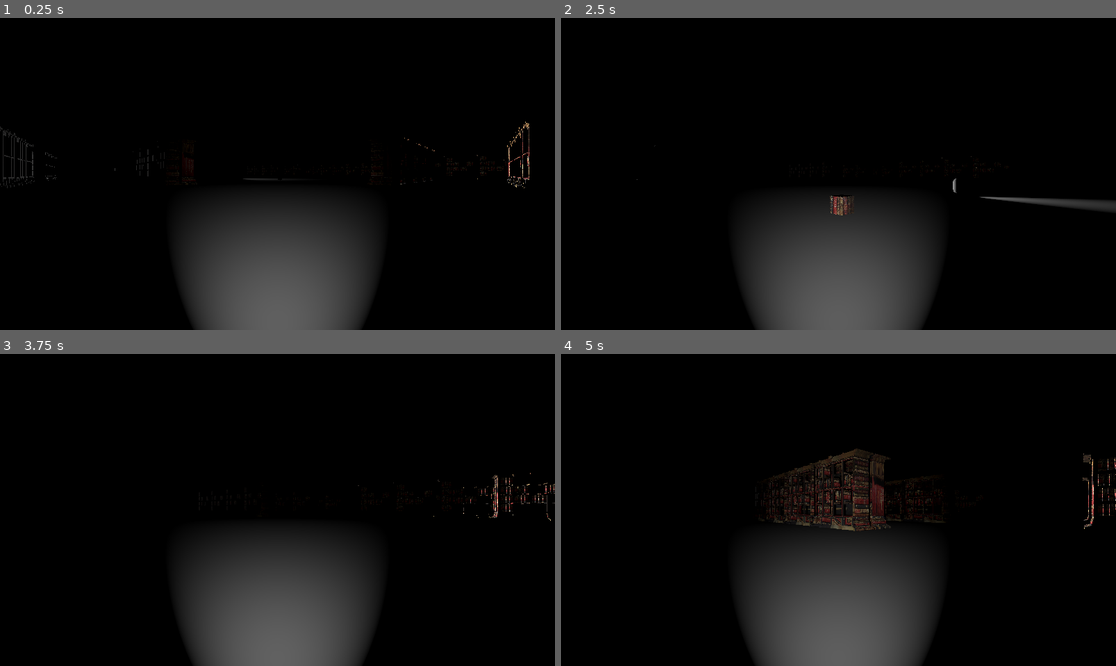
Above: before the commit, frames 1-4 (two rows, left to right).
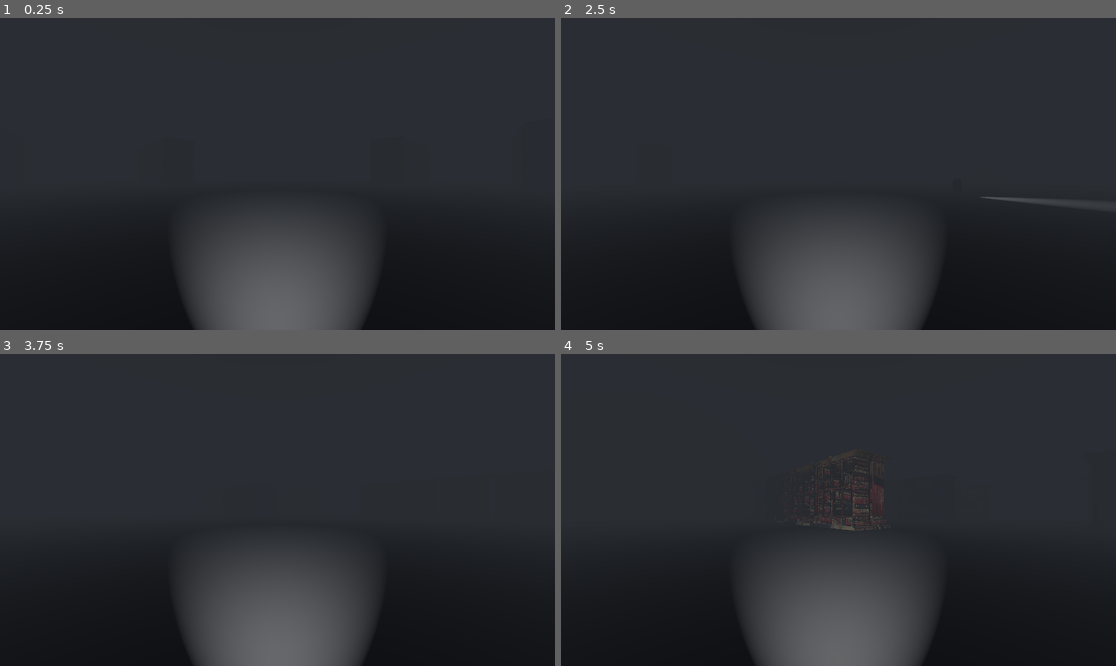
Above: after the commit, the same moments.

Repository: Ciasne14/LibrarySeeker
Game: Godot game, scene res://Scenes/library.tscn
The game is run twice, just before and just after one commit, with the same random seed, the same clock (stepped at 60 frames per second) and the same inputs.
Inputs (mouse positions are in pixels of both pictures, inside the frame that each line leads up to):
- Up to frame 1 (0.25 s): no input
- Up to frame 2 (2.5 s): tap Enter at 0.5 s; move the mouse to (866, 174) at 0.52 s; hold Space (dash) 0.53-1.28 s; hold W (move_forward) from 0.53 s (still down); move the mouse to (810, 174) at 1.27 s; tap Space (dash) at 1.35 s; move the mouse to (849, 167) at 2.02 s; hold Space (dash) from 2.03 s (still down)
- Up to frame 3 (3.75 s): keep holding W (move_forward); move the mouse to (271, 516) at 2.77 s; release Space (dash) at 2.78 s; tap Space (dash) at 2.85 s; move the mouse to (316, 513) at 3.52 s; hold Space (dash) from 3.53 s (still down)
- Up to frame 4 (5 s): keep holding W (move_forward); move the mouse to (794, 506) at 4.27 s; release Space (dash) at 4.28 s; tap Space (dash) at 4.35 s

The runs differ from the first frame. In frame 1, 78% of the frame differs, in the area x 0-100%, y 0-96%; in frame 2, 78%, in the area x 0-100%, y 0-97%; in frame 3, 77%; in frame 4, 78%.
Error before the commit: Out of bounds get index '0' (on base: 'PackedInt32Array') (res://Scenes/Scripts/library.gd:14)

Commit message:
portal i inne pierdoły

Diff:
--- a/Scenes/Scripts/library.gd
+++ b/Scenes/Scripts/library.gd
@@ -5,22 +5,22 @@
 @onready var player2 = %Player2
 @onready var player = %Player
 
-func _ready():
-	# By default, all nodes in server inherit from master,
-	# while all nodes in clients inherit from puppet.
-	# set_multiplayer_authority is tree-recursive by default.
-	if multiplayer.is_server():
-		# For the server, give control of player 2 to the other peer.
-		player.set_multiplayer_authority(multiplayer.get_peers()[0])
-		player2.set_multiplayer_authority(multiplayer.get_unique_id())
-	else:
-		# For the client, give control of player 2 to itself.
-		player.set_multiplayer_authority(multiplayer.get_unique_id())
-		player2.set_multiplayer_authority(multiplayer.get_peers()[0])
-
-	print("Is server: ", multiplayer.is_server())
-	print("Me: ", multiplayer.get_unique_id())
-	print("Other Player: ", multiplayer.get_peers()[0])
+#func _ready():
+	## By default, all nodes in server inherit from master,
+	## while all nodes in clients inherit from puppet.
+	## set_multiplayer_authority is tree-recursive by default.
+	#if multiplayer.is_server():
+		## For the server, give control of player 2 to the other peer.
+		#player.set_multiplayer_authority(multiplayer.get_peers()[0])
+		#player2.set_multiplayer_authority(multiplayer.get_unique_id())
+	#else:
+		## For the client, give control of player 2 to itself.
+		#player.set_multiplayer_authority(multiplayer.get_unique_id())
+		#player2.set_multiplayer_authority(multiplayer.get_peers()[0])
+	#
+	#print("Is server: ", multiplayer.is_server())
+	#print("Me: ", multiplayer.get_unique_id())
+	#print("Other Player: ", multiplayer.get_peers()[0])
 
 #func _physics_process(delta):
 	#if Input.is_action_pressed("ui_cancel"):
--- a/Scenes/Scripts/player.gd
+++ b/Scenes/Scripts/player.gd
@@ -19,6 +19,7 @@
 		camera.current = false
 		$CameraPivot/SpotLight3D.hide()
 	Input.set_mouse_mode(Input.MOUSE_MODE_CAPTURED)
+	print(IP.resolve_hostname(str(OS.get_environment("Laptop-Lenovo")),1))
 
 
 
--- a/Scenes/library.tscn
+++ b/Scenes/library.tscn
@@ -1,10 +1,9 @@
-[gd_scene load_steps=9 format=3 uid="uid://bt60x0t52not"]
+[gd_scene load_steps=8 format=3 uid="uid://bt60x0t52not"]
 
 [ext_resource type="Script" path="res://Scenes/Scripts/library.gd" id="1_64ouq"]
 [ext_resource type="PackedScene" uid="uid://bw4x7u4x3v035" path="res://Scenes/player.tscn" id="1_gsflu"]
 [ext_resource type="PackedScene" uid="uid://s22t6e7wvmrr" path="res://bookcase.tscn" id="4_urprm"]
 [ext_resource type="PackedScene" uid="uid://d0kudf0cj8w78" path="res://wall.tscn" id="5_5tym4"]
-[ext_resource type="PackedScene" uid="uid://djh1u5s44xlxo" path="res://ending.tscn" id="5_f7jht"]
 
 [sub_resource type="BoxShape3D" id="BoxShape3D_3j74p"]
 size = Vector3(297.614, 0.630859, 299.057)
@@ -13,6 +12,17 @@
 size = Vector2(300, 300)
 
 [sub_resource type="Environment" id="Environment_e67bv"]
+background_energy_multiplier = 0.0
+sdfgi_use_occlusion = true
+sdfgi_read_sky_light = false
+sdfgi_bounce_feedback = 1.99
+sdfgi_cascades = 8
+sdfgi_max_distance = 3276.8
+fog_enabled = true
+fog_light_energy = 0.1
+fog_density = 0.05
+fog_sky_affect = 0.0
+fog_height = 1.0
 
 [node name="Library" type="Node3D"]
 script = ExtResource("1_64ouq")
@@ -34,6 +44,16 @@
 mesh = SubResource("PlaneMesh_eg6b8")
 skeleton = NodePath("../..")
 
+[node name="StaticBody3D2" type="StaticBody3D" parent="."]
+transform = Transform3D(-0.999988, -0.00486935, 0, 0.00486935, -0.999988, 0, 0, 0, 1, 0, 50.6321, 0)
+
+[node name="CollisionShape3D" type="CollisionShape3D" parent="StaticBody3D2"]
+shape = SubResource("BoxShape3D_3j74p")
+
+[node name="Ground" type="MeshInstance3D" parent="StaticBody3D2"]
+mesh = SubResource("PlaneMesh_eg6b8")
+skeleton = NodePath("../..")
+
 [node name="WorldEnvironment" type="WorldEnvironment" parent="."]
 unique_name_in_owner = true
 environment = SubResource("Environment_e67bv")
@@ -411,6 +431,3 @@
 
 [node name="Wall4" parent="Envio" instance=ExtResource("5_5tym4")]
 transform = Transform3D(-0.0201585, 0, -1499.99, 0, 100, 0, 4.99996, 0, -6.04754, 17.5122, -218.178, 125.037)
-
-[node name="Ending" parent="." instance=ExtResource("5_f7jht")]
-transform = Transform3D(1, 0, 0, 0, 1, 0, 0, 0, 1, 64.4928, 0, -16.1916)
--- a/Scenes/player.tscn
+++ b/Scenes/player.tscn
@@ -1,6 +1,7 @@
-[gd_scene load_steps=5 format=3 uid="uid://bw4x7u4x3v035"]
+[gd_scene load_steps=6 format=3 uid="uid://bw4x7u4x3v035"]
 
 [ext_resource type="Script" path="res://Scenes/Scripts/player.gd" id="1_s3y5f"]
+[ext_resource type="AudioStream" uid="uid://dd04i1lq41yii" path="res://Scenes/heelsSound.mp3" id="2_d4qjm"]
 
 [sub_resource type="CapsuleShape3D" id="CapsuleShape3D_broob"]
 radius = 0.897707
@@ -55,5 +56,8 @@
 [node name="DashTimer" type="Timer" parent="."]
 wait_time = 15.0
 
+[node name="Heels" type="AudioStreamPlayer3D" parent="."]
+stream = ExtResource("2_d4qjm")
+
 [connection signal="area_entered" from="PlayerArea" to="." method="_on_area_3d_area_entered"]
 [connection signal="timeout" from="DashTimer" to="." method="_on_dash_timer_timeout"]
--- /dev/null
+++ b/exit_portal.tscn
@@ -0,0 +1,181 @@
+[gd_scene load_steps=22 format=3 uid="uid://cqgb640be7rtg"]
+
+[ext_resource type="Texture2D" uid="uid://d5sjeo0m5o60" path="res://Spark1.jpg" id="1_doejo"]
+[ext_resource type="Texture2D" uid="uid://bc63tunkod6pp" path="res://Spark2.jpg" id="2_pc7x2"]
+[ext_resource type="Texture2D" uid="uid://b2dlxpkqq6tcp" path="res://IceCrystal1.jpg" id="3_tivmt"]
+[ext_resource type="Texture2D" uid="uid://cxfc5car8noj7" path="res://IceCrystal2.jpg" id="4_jc0g4"]
+
+[sub_resource type="ParticleProcessMaterial" id="ParticleProcessMaterial_1e0q5"]
+particle_flag_disable_z = true
+emission_shape = 6
+emission_ring_axis = Vector3(0, 0, 1)
+emission_ring_height = 0.0
+emission_ring_radius = 1.0
+emission_ring_inner_radius = 0.99
+direction = Vector3(0, 0, 0)
+orbit_velocity_min = 0.2
+orbit_velocity_max = 0.2
+gravity = Vector3(0, 0, 0)
+sub_emitter_mode = 1
+sub_emitter_frequency = 20.0
+sub_emitter_keep_velocity = true
+
+[sub_resource type="StandardMaterial3D" id="StandardMaterial3D_b34bt"]
+transparency = 1
+albedo_color = Color(1, 1, 1, 0)
+
+[sub_resource type="QuadMesh" id="QuadMesh_563ts"]
+material = SubResource("StandardMaterial3D_b34bt")
+
+[sub_resource type="Gradient" id="Gradient_p7ssc"]
+offsets = PackedFloat32Array(0, 0.218182, 0.409091, 0.654545, 1)
+colors = PackedColorArray(1, 1, 1, 0, 0.604036, 0.957539, 0.525528, 1, 0.764706, 0.443137, 0.478431, 1, 0.211076, 0.948032, 0.743936, 1, 1, 1, 1, 0)
+
+[sub_resource type="GradientTexture1D" id="GradientTexture1D_q4mt4"]
+gradient = SubResource("Gradient_p7ssc")
+
+[sub_resource type="Curve" id="Curve_bf2d4"]
+_data = [Vector2(0.0144928, 0), 0.0, 0.0, 0, 0, Vector2(1, 1), 0.0, 0.0, 0, 0]
+point_count = 2
+
+[sub_resource type="CurveTexture" id="CurveTexture_3nq4m"]
+curve = SubResource("Curve_bf2d4")
+
+[sub_resource type="ParticleProcessMaterial" id="ParticleProcessMaterial_slyip"]
+angular_velocity_max = 50.0
+gravity = Vector3(0, 0, 0)
+scale_min = 0.5
+scale_curve = SubResource("CurveTexture_3nq4m")
+color_ramp = SubResource("GradientTexture1D_q4mt4")
+sub_emitter_mode = 1
+sub_emitter_frequency = 2.0
+
+[sub_resource type="StandardMaterial3D" id="StandardMaterial3D_evs58"]
+transparency = 1
+blend_mode = 1
+vertex_color_use_as_albedo = true
+albedo_color = Color(1, 1, 1, 0.254902)
+albedo_texture = ExtResource("1_doejo")
+albedo_texture_msdf = true
+emission_enabled = true
+emission = Color(0.866667, 0.537255, 0.521569, 1)
+emission_energy_multiplier = 3.5
+emission_operator = 1
+emission_texture = ExtResource("1_doejo")
+billboard_mode = 3
+billboard_keep_scale = true
+particles_anim_h_frames = 1
+particles_anim_v_frames = 1
+particles_anim_loop = false
+
+[sub_resource type="QuadMesh" id="QuadMesh_ciydk"]
+material = SubResource("StandardMaterial3D_evs58")
+size = Vector2(0.5, 0.5)
+
+[sub_resource type="StandardMaterial3D" id="StandardMaterial3D_owrr2"]
+transparency = 1
+blend_mode = 1
+vertex_color_use_as_albedo = true
+albedo_color = Color(1, 1, 1, 0.219608)
+albedo_texture = ExtResource("2_pc7x2")
+albedo_texture_msdf = true
+emission_enabled = true
+emission = Color(0.270588, 0.666667, 1, 1)
+emission_energy_multiplier = 4.0
+emission_operator = 1
+emission_texture = ExtResource("2_pc7x2")
+billboard_mode = 3
+billboard_keep_scale = true
+particles_anim_h_frames = 1
+particles_anim_v_frames = 1
+particles_anim_loop = false
+
+[sub_resource type="QuadMesh" id="QuadMesh_kh74o"]
+material = SubResource("StandardMaterial3D_owrr2")
+size = Vector2(0.5, 0.5)
+
+[sub_resource type="StandardMaterial3D" id="StandardMaterial3D_8hyrn"]
+transparency = 1
+blend_mode = 1
+vertex_color_use_as_albedo = true
+albedo_color = Color(1, 1, 1, 0.192157)
+albedo_texture = ExtResource("3_tivmt")
+albedo_texture_msdf = true
+emission_enabled = true
+emission = Color(0.270588, 0.666667, 1, 1)
+emission_energy_multiplier = 4.0
+emission_operator = 1
+emission_texture = ExtResource("3_tivmt")
+billboard_mode = 3
+billboard_keep_scale = true
+particles_anim_h_frames = 1
+particles_anim_v_frames = 1
+particles_anim_loop = false
+
+[sub_resource type="QuadMesh" id="QuadMesh_b0nqd"]
+material = SubResource("StandardMaterial3D_8hyrn")
+
+[sub_resource type="ParticleProcessMaterial" id="ParticleProcessMaterial_upcyj"]
+particle_flag_disable_z = true
+angular_velocity_max = 50.0
+gravity = Vector3(0, 0.5, 0)
+scale_min = 0.1
+scale_max = 0.2
+scale_curve = SubResource("CurveTexture_3nq4m")
+color_ramp = SubResource("GradientTexture1D_q4mt4")
+
+[sub_resource type="StandardMaterial3D" id="StandardMaterial3D_caysx"]
+transparency = 1
+blend_mode = 1
+vertex_color_use_as_albedo = true
+albedo_color = Color(0.772549, 0, 0.466667, 1)
+albedo_texture = ExtResource("4_jc0g4")
+albedo_texture_msdf = true
+emission_enabled = true
+emission = Color(0.866667, 0.537255, 0.521569, 1)
+emission_energy_multiplier = 0.8
+emission_operator = 1
+emission_texture = ExtResource("4_jc0g4")
+billboard_mode = 3
+billboard_keep_scale = true
+particles_anim_h_frames = 1
+particles_anim_v_frames = 1
+particles_anim_loop = false
+
+[sub_resource type="QuadMesh" id="QuadMesh_koufn"]
+material = SubResource("StandardMaterial3D_caysx")
+size = Vector2(0.5, 0.5)
+
+[node name="ExitPortal" type="Node3D"]
+
+[node name="GPUParticles3D" type="GPUParticles3D" parent="."]
+amount = 6
+sub_emitter = NodePath("../GPUParticles3D2")
+process_material = SubResource("ParticleProcessMaterial_1e0q5")
+draw_pass_1 = SubResource("QuadMesh_563ts")
+
+[node name="GPUParticles3D2" type="GPUParticles3D" parent="."]
+emitting = false
+amount = 200
+sub_emitter = NodePath("../GPUParticles3D3")
+process_material = SubResource("ParticleProcessMaterial_slyip")
+draw_passes = 3
+draw_pass_1 = SubResource("QuadMesh_ciydk")
+draw_pass_2 = SubResource("QuadMesh_kh74o")
+draw_pass_3 = SubResource("QuadMesh_b0nqd")
+
+[node name="GPUParticles3D3" type="GPUParticles3D" parent="."]
+emitting = false
+amount = 200
+process_material = SubResource("ParticleProcessMaterial_upcyj")
+draw_pass_1 = SubResource("QuadMesh_koufn")
+
+[node name="OmniLight3D" type="OmniLight3D" parent="."]
+light_color = Color(0, 0.94902, 0.94902, 1)
+light_energy = 6.029
+light_indirect_energy = 6.181
+light_volumetric_fog_energy = 8.467
+light_size = 0.619
+distance_fade_enabled = true
+distance_fade_begin = 619.23
+omni_range = 20.404
Binary file added: IceCrystal1.jpg
Binary file added: IceCrystal2.jpg
Binary file added: Spark1.jpg
Not shown, added: Scenes/heelsSound.mp3
